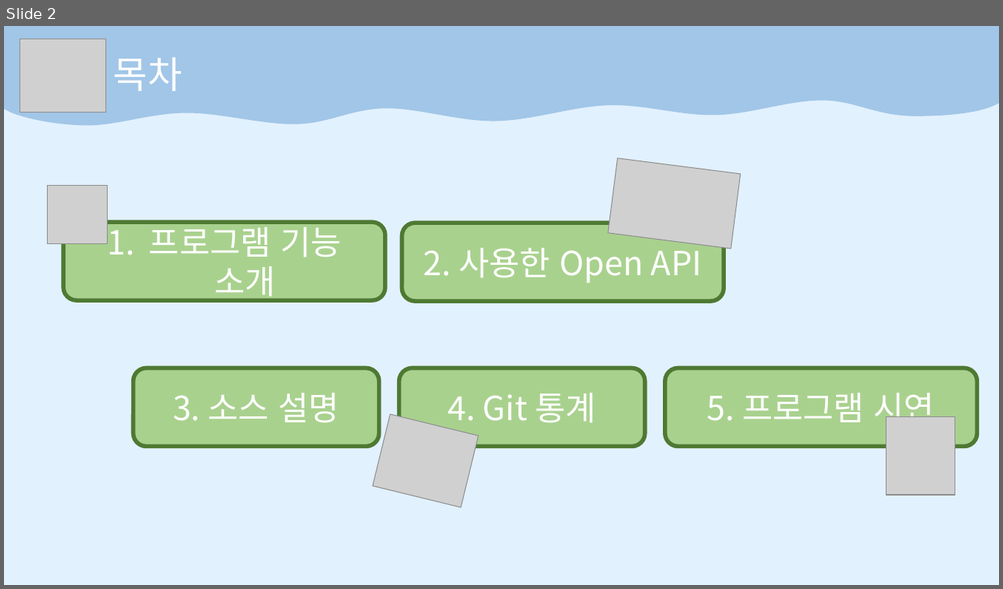
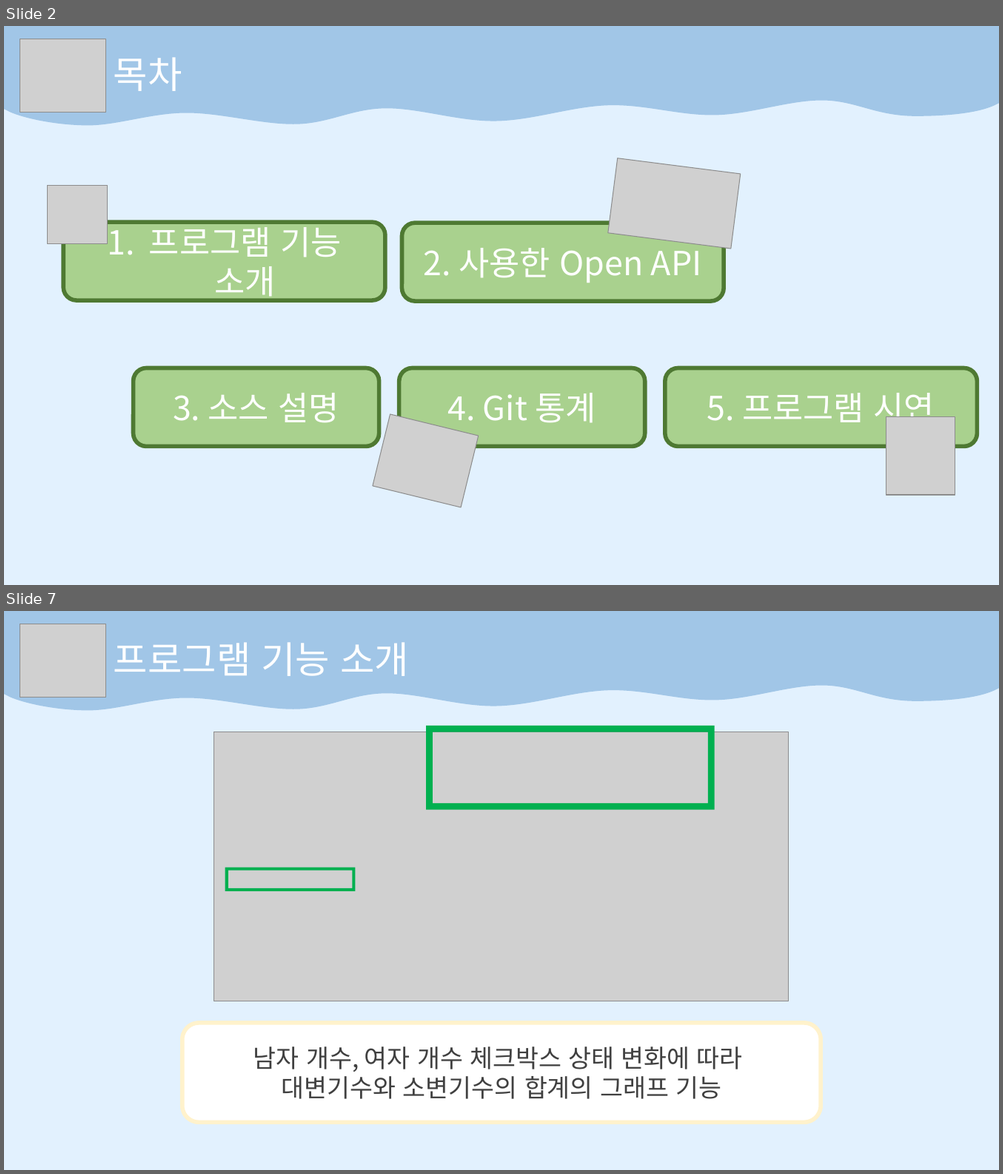
Before and after one commit to HongMyengJin/scriptlang, a slide deck: TermProject/Term최종발표.pptx. Shown one above the other, each under a label of ours: slide 2 before the commit, slides 2 and 7 after it; the slides between them are not shown. The pictures are 1003x589 and 1003x1174 pixels, drawn with LibreOffice and Linux fonts; fonts in the diff are those of the drawing; grey boxes stand for pictures. Boxes give left, top, right and bottom in pixels: in the first picture for what was removed or moved away, otherwise in the second. Text is boxed around its words. In the diff, an @@ line names an element or a change of style, - is before the commit and + after.

```diff
--- a/TermProject/Term최종발표.pptx
+++ b/TermProject/Term최종발표.pptx
@@ slide 7 added at bbox=[4, 611, 999, 1170], background #E2F1FE @@
@@ freeform shape added at bbox=[4, 611, 999, 710], fill #A1C6E7 @@
@@ picture added at bbox=[20, 624, 106, 697] @@
@@ text added at bbox=[114, 642, 409, 676], 36 pt, text #FFFFFF @@
+프로그램 기능 소개
@@ picture added at bbox=[214, 732, 789, 1001] @@
@@ frame added at bbox=[427, 726, 714, 810], fill #00B050 @@
@@ frame added at bbox=[225, 868, 355, 891], fill #00B050 @@
@@ rounded rectangle added at bbox=[182, 1024, 821, 1123], fill #FFFFFF, outline #FFF2CC 4 pt, 24 pt, text #404040 @@
+남자 개수, 여자 개수 체크박스 상태 변화에 따라
+대변기수와 소변기수의 합계의 그래프 기능
```
Also in this commit, not shown: 5 slides changed, 6 other slides added, 1 slide removed, 52 other files.
